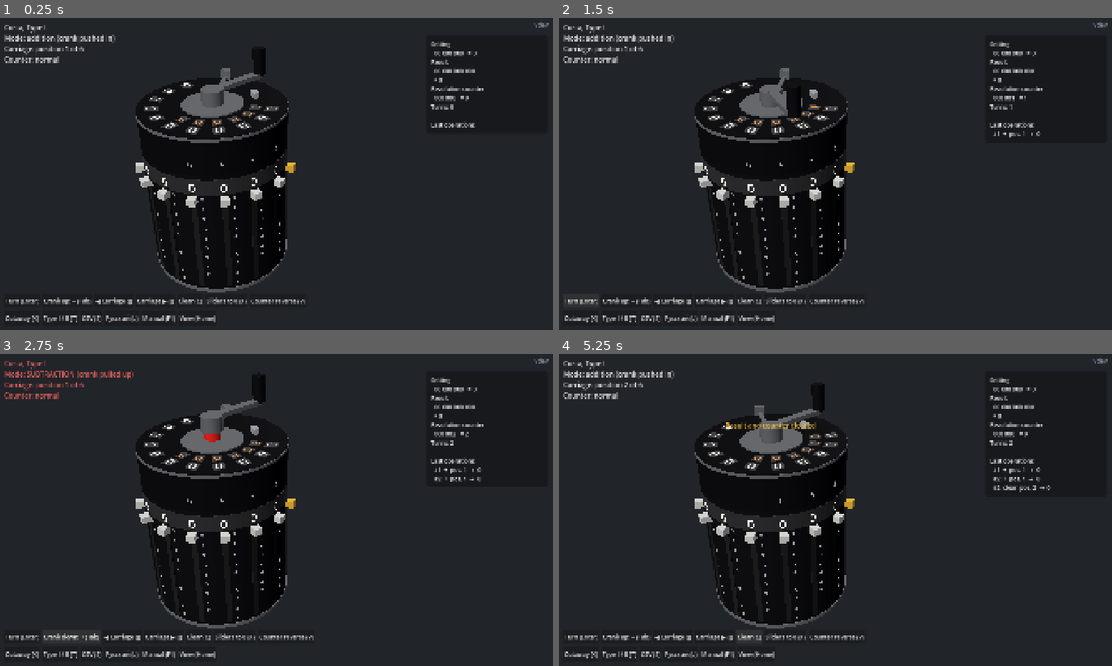
Above: before the commit, frames 1-4 (two rows, left to right).
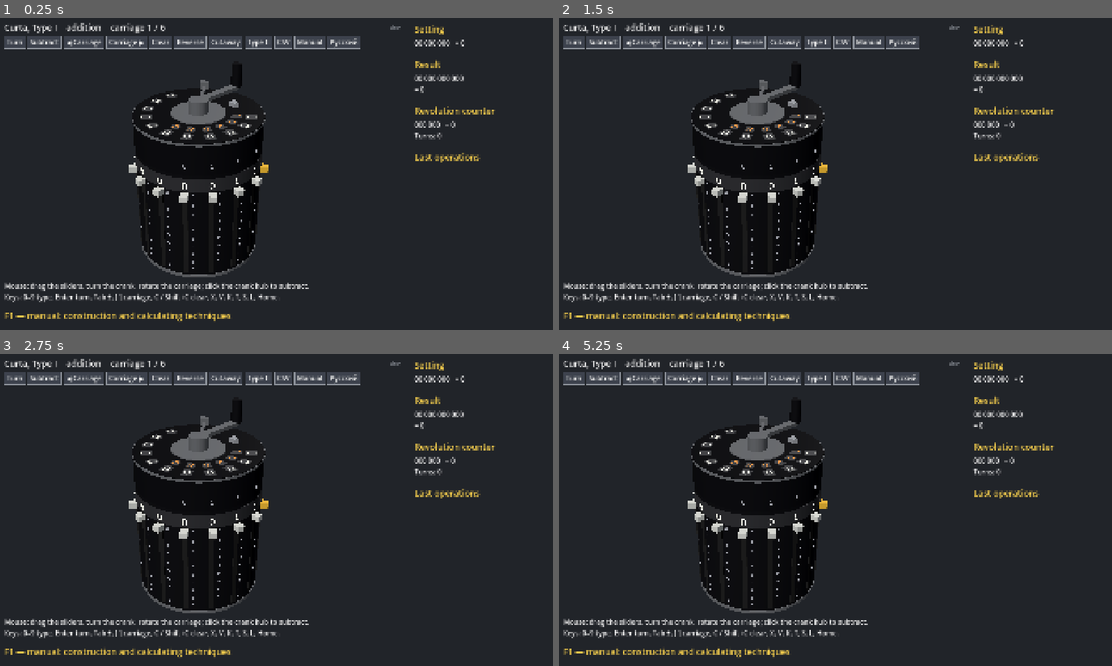
Above: after the commit, the same moments.

Repository: avv123avv/curt_calculator
Game: Godot game, scene res://curta_3d.tscn
The game is run twice, just before and just after one commit, with the same random seed, the same clock (stepped at 60 frames per second) and the same inputs.
Inputs (mouse positions are in pixels of both pictures, inside the frame that each line leads up to):
- Up to frame 1 (0.25 s): no input
- Up to frame 2 (1.5 s): click (581, 301) at 0.5 s, where only the run before the commit has a clickable "Turn (Enter)"; click (581, 301) at 1.25 s, where only the run before the commit has a clickable "Turn (Enter)"
- Up to frame 3 (2.75 s): click (66, 637) at 2 s, where only the run before the commit has a clickable "Crank up: − (Tab)"
- Up to frame 4 (5.25 s): click (630, 637) at 2.75 s, where only the run before the commit has a clickable "Crank down: + (Tab)"; click (675, 637) at 3.5 s, where only the run before the commit has a clickable "◀ Carriage ([)"; click (713, 637) at 4.25 s, where only the run before the commit has a clickable "Carriage ▶ (])"; click (747, 637) at 5 s, where only the run before the commit has a clickable "Clear (C)"

The runs differ from the first frame. In frame 1, 14% of the frame differs, in the area x 0-100%, y 1-98%; in frame 2, 14%; in frame 3, 14%; in frame 4, 14%.

Commit message:
Меню как в lukyanov_integrator: строка состояния, ряд кнопок сверху, панель справа
- HUD рисуется в _draw_hud(): статус, версия, плоские кнопки с подсветкой под мышью
  и жёлтой рамкой у включённого режима, сообщения под рядом, подсказки и «F1» внизу,
  панель регистров за линией с жёлтыми заголовками
- модель по центру области слева от панели: внецентровая пирамида (frustum_offset)
  вместо h_offset, лучи пикинга считает ray_dir()
- тесты ряда кнопок, переводы, README, CLAUDE.md, новые скриншоты и инструкция

Co-Authored-By: Claude Opus 5.5 <noreply@anthropic.com>

Diff:
--- a/curta_3d.gd
+++ b/curta_3d.gd
@@ -26,6 +26,8 @@
 const TURN_TIME := 0.6
 ## Ручку, отпущенную не дальше этого угла после «дома», фиксатор возвращает в ноль.
 const CRANK_DETENT := deg_to_rad(15.0)
+## Вертикальный угол обзора камеры, градусы.
+const VIEW_FOV := 35.0
 const ORBIT_SENS := 0.008
 const ZOOM_MIN := 8.0
 const ZOOM_MAX := 60.0
@@ -43,10 +45,21 @@
 const C_ADD_TOOTH := Color(0.88, 0.72, 0.3)
 const C_SUB_TOOTH := Color(0.82, 0.3, 0.25)
 
+# Интерфейс — как в lukyanov_integrator (syringe_rig.gd): строка состояния и ряд кнопок сверху,
+# панель регистров справа за линией, подсказки и «F1» внизу.
 const C_TEXT := Color(0.92, 0.92, 0.92)
-const C_TEXT_DIM := Color(0.6, 0.62, 0.66)
+const C_TEXT_DIM := Color(0.55, 0.57, 0.6)
+const C_HEAD := Color(0.95, 0.8, 0.3)
+const C_BTN := Color(0.24, 0.26, 0.3)
+const C_BTN_HOVER := Color(0.34, 0.37, 0.43)
 const FS_SMALL := 20
 const FS := 24
+const FS_BIG := 30
+## Правая граница области модели и левый край панели регистров.
+const RIG_RIGHT := 1390.0
+const PANEL_X := 1440.0
+const BTN_Y := 62.0
+const BTN_H := 44.0
 
 var model: CurtaModel
 var selected := 0
@@ -108,13 +121,10 @@
 
 # Интерфейс.
 var _hud: CanvasLayer
-var _status: Label
-var _panel_text: Label
-var _tooltip: Label
-var _toast: Label
+## Всё, кроме инструкции, рисуется на этом слое в _draw_hud().
+var _overlay: Control
+var _toast := ""
 var _toast_time := 0.0
-var _version: Label
-var _buttons: Dictionary = {}
 var _help: Control
 var _help_tex: TextureRect
 var _help_hint: Label
@@ -272,11 +282,9 @@
 	fill.light_energy = 0.5
 	add_child(fill)
 	_cam = Camera3D.new()
-	_cam.fov = 35.0
+	_cam.fov = VIEW_FOV
 	_cam.near = 0.5
 	_cam.far = 300.0
-	# Справа панель регистров — модель сдвинута влево.
-	_cam.h_offset = 2.2
 	add_child(_cam)
 
 
@@ -464,10 +472,10 @@
 	_drum_lift = move_toward(_drum_lift, _step * 0.5 if model.subtract else 0.0, delta * 2.0)
 	if _drag != "lever":
 		lever_angle = move_toward(lever_angle, 0.0, delta * 10.0)
-	if _toast_time > 0.0:
-		_toast_time -= delta
-		_toast.visible = _toast_time > 0.0
+	_toast_time = maxf(_toast_time - delta, 0.0)
 	_apply_pose()
+	if _overlay != null:
+		_overlay.queue_redraw()
 
 
 ## Положения деталей по модели и состоянию анимации.
@@ -599,7 +607,7 @@
 func _reset_view() -> void:
 	_yaw = 0.0
 	_pitch_cam = -0.55
-	_dist = 19.0 if model.model_type == 1 else 22.0
+	_dist = 21.5 if model.model_type == 1 else 25.0
 	_target = Vector3(0, (_body_h + _car_h) * 0.55, 0)
 	_update_camera()
 
@@ -609,6 +617,12 @@
 	_dist = clampf(_dist, ZOOM_MIN, ZOOM_MAX)
 	var off := Basis.from_euler(Vector3(_pitch_cam, _yaw, 0)) * Vector3(0, 0, _dist)
 	_cam.transform = Transform3D(Basis(), _target + off).looking_at(_target, Vector3.UP)
+	# Модель — посередине области слева от панели (до RIG_RIGHT), а не экрана. Сдвигаем
+	# пирамиду видимости, а не камеру (h_offset сдвинул бы глаз и изменил ракурс).
+	var size := 2.0 * _cam.near * tan(deg_to_rad(VIEW_FOV) * 0.5)
+	_cam.projection = Camera3D.PROJECTION_FRUSTUM
+	_cam.size = size
+	_cam.frustum_offset = Vector2(size * 0.5 * (960.0 - RIG_RIGHT * 0.5) / 540.0, 0.0)
 
 
 # --- Пикинг ----------------------------------------------------------------
@@ -654,8 +668,8 @@
 ## Деталь под точкой экрана. В обычном виде корпус заслоняет внутренности,
 ## в разрезе он прозрачный и сам не ловится (кроме промаха по всему остальному).
 func pick(screen: Vector2) -> String:
-	var o := _cam.project_ray_origin(screen)
-	var d := _cam.project_ray_normal(screen)
+	var o := _cam.global_position
+	var d := ray_dir(screen)
 	var best := ""
 	var best_t := INF
 	var body_t := -1.0
@@ -686,13 +700,24 @@
 	return Vector3.ZERO
 
 
+## Направление луча из глаза камеры через точку экрана. Считаем сами: project_ray_normal()
+## не учитывает frustum_offset, которым кадр сдвинут влево от панели.
+func ray_dir(screen: Vector2) -> Vector3:
+	var view := get_viewport().get_visible_rect().size
+	var hh := _cam.size * 0.5
+	var hw := hh * view.x / view.y
+	var local := Vector3(_cam.frustum_offset.x + (screen.x / view.x * 2.0 - 1.0) * hw,
+			_cam.frustum_offset.y + (1.0 - screen.y / view.y * 2.0) * hh, -_cam.near)
+	return (_cam.global_transform.basis * local).normalized()
+
+
 func screen_of(world: Vector3) -> Vector2:
 	return _cam.unproject_position(world)
 
 
 ## Пересечение луча с горизонтальной плоскостью y = h; null — нет.
 func _hit_plane_y(screen: Vector2, h: float) -> Variant:
-	return Plane(Vector3.UP, h).intersects_ray(_cam.project_ray_origin(screen), _cam.project_ray_normal(screen))
+	return Plane(Vector3.UP, h).intersects_ray(_cam.global_position, ray_dir(screen))
 
 
 ## Угол точки экрана вокруг оси машины на высоте h (как у _polar), NAN — мимо.
@@ -712,7 +737,7 @@
 	n.y = 0.0
 	if n.length() < 1e-4:
 		return model.sliders[i]
-	var hit: Variant = Plane(n.normalized(), p0).intersects_ray(_cam.project_ray_origin(screen), _cam.project_ray_normal(screen))
+	var hit: Variant = Plane(n.normalized(), p0).intersects_ray(_cam.global_position, ray_dir(screen))
 	if hit == null:
 		return model.sliders[i]
 	return clampi(roundi((_slot_top - (hit as Vector3).y) / _step), 0, 9)
@@ -818,7 +843,9 @@
 			_drag = "orbit" if ev.pressed else ""
 			return true
 		MOUSE_BUTTON_LEFT:
-			if ev.pressed:
+			if ev.pressed and _button_at(ev.position) != "":
+				press_button(_button_at(ev.position))
+			elif ev.pressed:
 				_press(ev.position)
 			else:
 				# Фиксатор «дома»: ручка, отпущенная чуть дальше нуля, встаёт на место.
@@ -862,7 +889,8 @@
 func _mouse_motion(ev: InputEventMouseMotion) -> void:
 	_mouse_pos = ev.position
 	if _drag == "":
-		_set_hover(pick(ev.position))
+		var b := _button_at(ev.position)
+		_set_hover("btn:" + b if b != "" else pick(ev.position))
 		return
 	if _drag == "orbit":
 		_yaw -= ev.relative.x * ORBIT_SENS
@@ -909,13 +937,8 @@
 
 func _set_hover(id: String) -> void:
 	_hover = id
-	var text := _tooltip_text(id)
-	_tooltip.text = text
-	_tooltip.visible = text != ""
-	if _tooltip.visible:
-		_tooltip.reset_size()
-		var view := get_viewport().get_visible_rect().size
-		_tooltip.position = (_mouse_pos + Vector2(22, 18)).clamp(Vector2.ZERO, view - _tooltip.size)
+	if _overlay != null:
+		_overlay.queue_redraw()
 
 
 func _tooltip_text(id: String) -> String:
@@ -949,70 +972,18 @@
 func _build_hud() -> void:
 	_hud = CanvasLayer.new()
 	add_child(_hud)
-	var root := Control.new()
-	root.set_anchors_and_offsets_preset(Control.PRESET_FULL_RECT)
-	root.mouse_filter = Control.MOUSE_FILTER_IGNORE
-	_hud.add_child(root)
-
-	_status = _hud_label(root, FS, C_TEXT)
-	_status.position = Vector2(24, 16)
-
-	_version = _hud_label(root, FS_SMALL, C_TEXT_DIM)
-	_version.text = "v%s" % str(ProjectSettings.get_setting("application/config/version", "dev"))
-	_version.horizontal_alignment = HORIZONTAL_ALIGNMENT_RIGHT
-	_version.set_anchors_and_offsets_preset(Control.PRESET_TOP_RIGHT)
-	_version.position = Vector2(1920 - 220, 10)
-	_version.size = Vector2(200, 30)
-
-	var panel := PanelContainer.new()
-	panel.mouse_filter = Control.MOUSE_FILTER_IGNORE
-	panel.position = Vector2(1480, 60)
-	panel.custom_minimum_size = Vector2(420, 0)
-	var sb := StyleBoxFlat.new()
-	sb.bg_color = Color(0.08, 0.09, 0.1, 0.82)
-	sb.set_corner_radius_all(8)
-	sb.set_content_margin_all(16)
-	panel.add_theme_stylebox_override("panel", sb)
-	root.add_child(panel)
-	_panel_text = _hud_label(panel, FS_SMALL, C_TEXT)
-
-	var rows := [
-		["turn", "mode", "car_left", "car_right", "clear", "sliders", "reverse"],
-		["cutaway", "type", "csv", "lang", "help", "view"],
-	]
-	for r in rows.size():
-		var box := HBoxContainer.new()
-		box.add_theme_constant_override("separation", 8)
-		box.position = Vector2(24, 1080 - 128 + r * 60)
-		root.add_child(box)
-		for id: String in rows[r]:
-			var b := Button.new()
-			b.focus_mode = Control.FOCUS_NONE
-			b.custom_minimum_size = Vector2(0, 50)
-			b.add_theme_font_size_override("font_size", FS_SMALL)
-			b.pressed.connect(press_button.bind(id))
-			box.add_child(b)
-			_buttons[id] = b
-
-	_tooltip = _hud_label(root, FS_SMALL, C_TEXT)
-	var tsb := StyleBoxFlat.new()
-	tsb.bg_color = Color(0.02, 0.02, 0.03, 0.88)
-	tsb.set_content_margin_all(8)
-	_tooltip.add_theme_stylebox_override("normal", tsb)
-	_tooltip.visible = false
-
-	_toast = _hud_label(root, FS, C_SELECT)
-	_toast.horizontal_alignment = HORIZONTAL_ALIGNMENT_CENTER
-	_toast.position = Vector2(0, 230)
-	_toast.size = Vector2(1480, 40)
-	_toast.visible = false
+	_overlay = Control.new()
+	_overlay.set_anchors_and_offsets_preset(Control.PRESET_FULL_RECT)
+	_overlay.mouse_filter = Control.MOUSE_FILTER_IGNORE
+	_overlay.draw.connect(_draw_hud)
+	_hud.add_child(_overlay)
 
 	_help = ColorRect.new()
 	(_help as ColorRect).color = Color(0.05, 0.05, 0.06, 0.94)
 	_help.set_anchors_and_offsets_preset(Control.PRESET_FULL_RECT)
 	_help.mouse_filter = Control.MOUSE_FILTER_IGNORE
 	_help.visible = false
-	root.add_child(_help)
+	_hud.add_child(_help)
 	_help_tex = TextureRect.new()
 	_help_tex.set_anchors_and_offsets_preset(Control.PRESET_FULL_RECT)
 	_help_tex.offset_bottom = -30
@@ -1020,37 +991,54 @@
 	_help_tex.stretch_mode = TextureRect.STRETCH_KEEP_ASPECT_CENTERED
 	_help_tex.mouse_filter = Control.MOUSE_FILTER_IGNORE
 	_help.add_child(_help_tex)
-	_help_hint = _hud_label(_help, FS_SMALL, C_TEXT_DIM)
+	_help_hint = Label.new()
+	_help_hint.add_theme_font_size_override("font_size", FS_SMALL)
+	_help_hint.add_theme_color_override("font_color", C_TEXT_DIM)
+	_help_hint.mouse_filter = Control.MOUSE_FILTER_IGNORE
 	_help_hint.horizontal_alignment = HORIZONTAL_ALIGNMENT_CENTER
 	_help_hint.vertical_alignment = VERTICAL_ALIGNMENT_CENTER
+	_help.add_child(_help_hint)
 	_help_hint.set_anchors_and_offsets_preset(Control.PRESET_FULL_RECT)
 
 
-func _hud_label(parent: Control, size: int, color: Color) -> Label:
-	var l := Label.new()
-	l.add_theme_font_size_override("font_size", size)
-	l.add_theme_color_override("font_color", color)
-	l.mouse_filter = Control.MOUSE_FILTER_IGNORE
-	parent.add_child(l)
-	return l
-
-
-func _button_text(id: String) -> String:
-	match id:
-		"turn": return I18n.t("Оборот (Enter)")
-		"mode": return I18n.t("Ручка вниз: + (Tab)") if model.subtract else I18n.t("Ручка вверх: − (Tab)")
-		"car_left": return I18n.t("◀ Каретка ([)")
-		"car_right": return I18n.t("Каретка ▶ (])")
-		"clear": return I18n.t("Сброс (C)")
-		"sliders": return I18n.t("Ползунки в 0 (X)")
-		"reverse": return I18n.t("Реверс счётчика (V)")
-		"cutaway": return I18n.t("Разрез (K)")
-		"type": return I18n.t("Тип I / II (T)")
-		"csv": return I18n.t("CSV (S)")
-		"lang": return I18n.t("English (L)")
-		"help": return I18n.t("Инструкция (F1)")
-		"view": return I18n.t("Вид (Home)")
-	return id
+## Кнопки: id, текст, прямоугольник, «включено». Ширина по тексту; не влезли до RIG_RIGHT — новый ряд.
+func _buttons() -> Array[Dictionary]:
+	var font := ThemeDB.fallback_font
+	var defs := [
+		["turn", I18n.t("Оборот"), false],
+		# Кнопка режима показывает, на что переключит; рамка — «сейчас вычитание».
+		["mode", I18n.t("Сложение") if model.subtract else I18n.t("Вычитание"), model.subtract],
+		["car_left", I18n.t("◀ Каретка"), false],
+		["car_right", I18n.t("Каретка ▶"), false],
+		["clear", I18n.t("Сброс"), false],
+		["reverse", I18n.t("Реверс"), model.counter_reverse],
+		["cutaway", I18n.t("Разрез"), cutaway],
+		["type", I18n.t("Тип II") if model.model_type == 1 else I18n.t("Тип I"), false],
+		["csv", I18n.t("CSV"), false],
+		["help", I18n.t("Инструкция"), false],
+		# Кнопка показывает язык, на который переключит.
+		["lang", "English" if I18n.current() == "ru" else "Русский", false],
+	]
+	var out: Array[Dictionary] = []
+	var x := 24.0
+	var y := BTN_Y
+	for d in defs:
+		var w := font.get_string_size(d[1], HORIZONTAL_ALIGNMENT_LEFT, -1, FS).x + 18.0
+		if x + w > RIG_RIGHT:
+			x = 24.0
+			y += BTN_H + 8.0
+		out.append({"id": d[0], "text": d[1], "rect": Rect2(x, y, w, BTN_H), "on": d[2]})
+		x += w + 8.0
+	return out
+
+
+func _button_at(pos: Vector2) -> String:
+	if _help_open:
+		return ""
+	for b in _buttons():
+		if (b["rect"] as Rect2).has_point(pos):
+			return b["id"]
+	return ""
 
 
 func press_button(id: String) -> void:
@@ -1087,44 +1075,103 @@
 
 
 func _refresh_hud() -> void:
-	if _status == null:
-		return
-	var mode := I18n.t("ВЫЧИТАНИЕ (ручка вытянута)") if model.subtract else I18n.t("сложение (ручка вдвинута)")
-	_status.text = "\n".join(PackedStringArray([
-		I18n.t("Курта, тип %s") % ("I" if model.model_type == 1 else "II"),
-		I18n.t("Режим: %s") % mode,
-		I18n.t("Каретка: позиция %d из %d") % [model.carriage + 1, model.carriage_positions()],
-		I18n.t("Счётчик: %s") % (I18n.t("реверс (вычитание считает +1)") if model.counter_reverse else I18n.t("обычный")),
-	]))
-	_status.add_theme_color_override("font_color", C_SUB.lightened(0.3) if model.subtract else C_TEXT)
+	if _overlay != null:
+		_overlay.queue_redraw()
+
+
+func _show_toast(text: String) -> void:
+	_toast = text
+	_toast_time = 4.0
+	_refresh_hud()
+
+
+func _draw_hud() -> void:
+	var font := ThemeDB.fallback_font
+	var ci := _overlay
+	# Строка состояния и версия (в репозитории "dev", в релизе её проставляет CI).
+	var status := I18n.t("Курта, тип %s    %s    каретка %d / %d%s") % [
+		"I" if model.model_type == 1 else "II",
+		I18n.t("ВЫЧИТАНИЕ") if model.subtract else I18n.t("сложение"),
+		model.carriage + 1, model.carriage_positions(),
+		I18n.t("    [РЕВЕРС СЧЁТЧИКА]") if model.counter_reverse else ""]
+	ci.draw_string(font, Vector2(24, 44), status, HORIZONTAL_ALIGNMENT_LEFT, RIG_RIGHT - 340, FS_BIG,
+			C_SUB.lightened(0.35) if model.subtract else C_TEXT)
+	var version := str(ProjectSettings.get_setting("application/config/version", "dev"))
+	ci.draw_string(font, Vector2(RIG_RIGHT - 300, 40), version if version == "dev" else "v" + version,
+			HORIZONTAL_ALIGNMENT_RIGHT, 300, FS_SMALL, C_TEXT_DIM)
+	# Кнопки: подсветка под мышью, рамка — включённый режим.
+	var buttons := _buttons()
+	for b in buttons:
+		var r: Rect2 = b["rect"]
+		var on: bool = b["on"]
+		ci.draw_rect(r, C_BTN_HOVER if _hover == "btn:" + str(b["id"]) else C_BTN)
+		ci.draw_rect(r, C_HEAD if on else C_TEXT_DIM, false, 2.0 if on else 1.0)
+		ci.draw_string(font, Vector2(r.position.x, r.position.y + r.size.y * 0.5 + FS * 0.36), str(b["text"]),
+				HORIZONTAL_ALIGNMENT_CENTER, r.size.x, FS, C_TEXT)
+	if _toast_time > 0.0:
+		var bottom: float = (buttons.back()["rect"] as Rect2).end.y
+		ci.draw_string(font, Vector2(24, bottom + 34), _toast, HORIZONTAL_ALIGNMENT_LEFT, RIG_RIGHT - 24, FS_SMALL, C_HEAD)
+	_draw_footer(font)
+	_draw_panel(font)
+	_draw_tooltip(font)
+
+
+## Строки панели: «#» в начале — заголовок (крупнее, жёлтый).
+func _draw_lines(font: Font, x: float, y: float, lines: PackedStringArray, step: float) -> float:
+	for line in lines:
+		var head := line.begins_with("#")
+		var text := line.substr(1) if head else line
+		_overlay.draw_string(font, Vector2(x, y), text, HORIZONTAL_ALIGNMENT_LEFT, -1, FS_BIG if head else FS,
+				C_HEAD if head else C_TEXT)
+		y += step + (8.0 if head else 0.0)
+	return y
+
+
+## Подробности — в инструкции (F1), здесь только подсказка.
+func _draw_footer(font: Font) -> void:
 	var lines := PackedStringArray([
-		I18n.t("Установка"), "  " + _group(CurtaModel.digits_string(model.sliders)) + "   = %d" % model.slider_value(),
-		I18n.t("Результат"), "  " + _group(CurtaModel.digits_string(model.result)),
-		"  = %d" % model.result_signed(),
-		I18n.t("Счётчик оборотов"), "  " + _group(CurtaModel.digits_string(model.counter)) + "   = %d" % model.counter_signed(),
+		I18n.t("Мышь: тяните ползунки, крутите ручку, поворачивайте каретку; щелчок по головке ручки — вычитание."),
+		I18n.t("Клавиши: 0–9 набор, Enter оборот, Tab ±, [ ] каретка, C / Shift+C сброс, X, V, K, T, S, L, Home."),
+	])
+	for i in lines.size():
+		_overlay.draw_string(font, Vector2(24, 935 + i * 38), lines[i], HORIZONTAL_ALIGNMENT_LEFT, RIG_RIGHT - 24, FS, C_TEXT)
+	_overlay.draw_string(font, Vector2(24, 1040), I18n.t("F1 — инструкция: устройство и приёмы счёта"),
+			HORIZONTAL_ALIGNMENT_LEFT, -1, FS_BIG, C_HEAD)
+
+
+func _draw_panel(font: Font) -> void:
+	_overlay.draw_line(Vector2(PANEL_X - 20, 14), Vector2(PANEL_X - 20, 1066), C_TEXT_DIM, 1.5)
+	var lines := PackedStringArray([
+		I18n.t("#Установка"),
+		_group(CurtaModel.digits_string(model.sliders)) + "   = %d" % model.slider_value(),
+		"",
+		I18n.t("#Результат"),
+		_group(CurtaModel.digits_string(model.result)),
+		"= %d" % model.result_signed(),
+		"",
+		I18n.t("#Счётчик оборотов"),
+		_group(CurtaModel.digits_string(model.counter)) + "   = %d" % model.counter_signed(),
 		I18n.t("Оборотов: %d") % model.turns,
 		"",
-		I18n.t("Последние операции:"),
+		I18n.t("#Последние операции"),
 	])
 	var first := maxi(1, model.log_rows.size() - 8)
 	for r in range(first, model.log_rows.size()):
 		var c := model.log_rows[r].split(",")
-		lines.append("  #%s  %s  %s %s  →  %s" % [c[0], c[1], I18n.t("поз."), c[2], c[4].lstrip("0") if c[4].lstrip("0") != "" else "0"])
-	_panel_text.text = "\n".join(lines)
-	for id: String in _buttons:
-		(_buttons[id] as Button).text = _button_text(id)
-	(_buttons["mode"] as Button).add_theme_color_override("font_color", C_SUB.lightened(0.35) if model.subtract else C_TEXT)
-	(_buttons["cutaway"] as Button).add_theme_color_override("font_color", C_SELECT if cutaway else C_TEXT)
-	if _hover != "":
-		_set_hover(_hover)
-
-
-func _show_toast(text: String) -> void:
-	if _toast == null:
+		var res := c[4].lstrip("0")
+		lines.append("%s.  %s  %s %s  →  %s" % [c[0], c[1], I18n.t("поз."), c[2], res if res != "" else "0"])
+	_draw_lines(font, PANEL_X, 50, lines, 38)
+
+
+## Подсказка к детали под мышью.
+func _draw_tooltip(font: Font) -> void:
+	var text := _tooltip_text(_hover)
+	if text == "" or _drag != "":
 		return
-	_toast.text = text
-	_toast.visible = true
-	_toast_time = 3.0
+	var size := font.get_string_size(text, HORIZONTAL_ALIGNMENT_LEFT, -1, FS_SMALL) + Vector2(16, 12)
+	var pos := (_mouse_pos + Vector2(22, 18)).clamp(Vector2.ZERO, _overlay.size - size)
+	_overlay.draw_rect(Rect2(pos, size), Color(0.02, 0.02, 0.03, 0.88))
+	_overlay.draw_string(font, pos + Vector2(8, 6 + FS_SMALL * 0.8), text, HORIZONTAL_ALIGNMENT_LEFT, -1, FS_SMALL, C_TEXT)
 
 
 # --- Инструкция (F1) -------------------------------------------------------
--- a/i18n.gd
+++ b/i18n.gd
@@ -23,13 +23,22 @@
 	"Установка %d   результат %d   счётчик %d   оборотов %d": "Setting %d   result %d   counter %d   turns %d",
 	"0–9 набор   ←→ ползунок   ↑↓ значение   Enter оборот   Tab ±   [ ] каретка   C сброс   X ползунки   V счётчик   T тип   S CSV   L язык":
 		"0–9 type   ←→ slider   ↑↓ value   Enter turn   Tab ±   [ ] carriage   C clear   X sliders   V counter   T type   S CSV   L language",
-	# curta_3d.gd — состояние и панель
-	"ВЫЧИТАНИЕ (ручка вытянута)": "SUBTRACTION (crank pulled up)",
-	"сложение (ручка вдвинута)": "addition (crank pushed in)",
-	"Установка": "Setting",
+	# curta_3d.gd — строка состояния, панель, подсказки внизу
+	"Курта, тип %s    %s    каретка %d / %d%s": "Curta, Type %s    %s    carriage %d / %d%s",
+	"ВЫЧИТАНИЕ": "SUBTRACTION",
+	"сложение": "addition",
+	"    [РЕВЕРС СЧЁТЧИКА]": "    [COUNTER REVERSED]",
+	"#Установка": "#Setting",
+	"#Результат": "#Result",
+	"#Счётчик оборотов": "#Revolution counter",
+	"#Последние операции": "#Last operations",
 	"Оборотов: %d": "Turns: %d",
-	"Последние операции:": "Last operations:",
 	"поз.": "pos.",
+	"Мышь: тяните ползунки, крутите ручку, поворачивайте каретку; щелчок по головке ручки — вычитание.":
+		"Mouse: drag the sliders, turn the crank, rotate the carriage; click the crank hub to subtract.",
+	"Клавиши: 0–9 набор, Enter оборот, Tab ±, [ ] каретка, C / Shift+C сброс, X, V, K, T, S, L, Home.":
+		"Keys: 0–9 type, Enter turn, Tab ±, [ ] carriage, C / Shift+C clear, X, V, K, T, S, L, Home.",
+	"F1 — инструкция: устройство и приёмы счёта": "F1 — manual: construction and calculating techniques",
 	"Перенос за старший разряд потерян": "Carry out of the top digit is lost",
 	"Результат и счётчик сброшены": "Result and counter cleared",
 	"Счётчик сброшен": "Counter cleared",
@@ -37,20 +46,18 @@
 	"Сохранено: %s": "Saved: %s",
 	"Не удалось сохранить CSV": "Could not save CSV",
 	# curta_3d.gd — кнопки
-	"Оборот (Enter)": "Turn (Enter)",
-	"Ручка вверх: − (Tab)": "Crank up: − (Tab)",
-	"Ручка вниз: + (Tab)": "Crank down: + (Tab)",
-	"◀ Каретка ([)": "◀ Carriage ([)",
-	"Каретка ▶ (])": "Carriage ▶ (])",
-	"Сброс (C)": "Clear (C)",
-	"Ползунки в 0 (X)": "Sliders to 0 (X)",
-	"Реверс счётчика (V)": "Counter reverse (V)",
-	"Разрез (K)": "Cutaway (K)",
-	"Тип I / II (T)": "Type I / II (T)",
-	"CSV (S)": "CSV (S)",
-	"English (L)": "Русский (L)",
-	"Инструкция (F1)": "Manual (F1)",
-	"Вид (Home)": "View (Home)",
+	"Оборот": "Turn",
+	"Вычитание": "Subtract",
+	"Сложение": "Add",
+	"◀ Каретка": "◀ Carriage",
+	"Каретка ▶": "Carriage ▶",
+	"Сброс": "Clear",
+	"Реверс": "Reverse",
+	"Разрез": "Cutaway",
+	"Тип I": "Type I",
+	"Тип II": "Type II",
+	"CSV": "CSV",
+	"Инструкция": "Manual",
 	# curta_3d.gd — подсказки к деталям
 	"Ползунок разряда %d (= %d): тяните вверх/вниз или колесо": "Setting slider, digit %d (= %d): drag up/down or use the wheel",
 	"Шестерня ползунка %d: за оборот ручки поворачивается на %d/10": "Pinion of slider %d: turns %d/10 per crank turn",
--- a/tests/run_tests.gd
+++ b/tests/run_tests.gd
@@ -349,17 +349,39 @@
 	# Смена типа и кнопки.
 	c.press_button("type")
 	_check(m.model_type == 2 and c._knobs.size() == 11 and c._result_labels.size() == 15, "тип II: 11 ползунков, 15 разрядов")
+	# В положении 0 крайний ползунок сбоку частично закрыт кромкой каретки — берём середину шкалы.
+	m.set_slider(10, 5)
 	_check(c.pick(c.screen_of(c.part_point("slider:10"))) == "slider:10", "тип II: пикинг старшего ползунка")
 	c.press_button("type")
 	_check(m.model_type == 1, "обратно тип I")
+
+	# Меню как в lukyanov_integrator: ряд кнопок сверху, подсветка под мышью, рамка у включённых.
+	var buttons: Array[Dictionary] = c._buttons()
+	var inside := true
+	for b in buttons:
+		var r: Rect2 = b["rect"]
+		inside = inside and r.position.y >= c.BTN_Y and r.end.x <= c.RIG_RIGHT
+	_check(inside and buttons[0]["rect"].position == Vector2(24, c.BTN_Y), "кнопки сверху слева, не заходят под панель")
+	var mode_rect: Rect2 = buttons[1]["rect"]
+	_mouse_move(c, mode_rect.get_center())
+	_check(c._hover == "btn:mode", "подсветка кнопки под мышью")
+	_mouse_button(c, mode_rect.get_center())
+	_mouse_button(c, mode_rect.get_center(), false)
+	_check(m.subtract and c._buttons()[1]["on"], "щелчок по кнопке «Вычитание» — рамка включённого режима")
+	_mouse_button(c, mode_rect.get_center())
+	_mouse_button(c, mode_rect.get_center(), false)
+	_check(not m.subtract, "повторный щелчок — снова сложение")
+	_mouse_move(c, Vector2(700, 600))
+
 	c.press_button("lang")
-	_check(I18n.current() == "en" and (c._buttons["turn"] as Button).text == "Turn (Enter)", "кнопка языка → английский")
+	_check(I18n.current() == "en" and c._buttons()[0]["text"] == "Turn" and c._buttons().back()["text"] == "Русский",
+			"кнопка языка → английский")
 	c.press_button("help")
-	var ru_pages := c._help_pages.size()
+	var en_pages := c._help_pages.size()
 	c._set_help(false)
 	c.press_button("lang")
 	c.press_button("help")
-	var en_pages := c._help_pages.size()
+	var ru_pages := c._help_pages.size()
 	_check(ru_pages > 0 and en_pages > 0, "страницы инструкции есть: ru %d, en %d" % [ru_pages, en_pages])
 	_check(FileAccess.file_exists("res://docs/instruction_ru.pdf") and FileAccess.file_exists("res://docs/instruction_en.pdf"),
 			"PDF инструкции на обоих языках в docs/")
Binary file changed: docs/cutaway_en.png
Binary file changed: docs/cutaway_ru.png
Binary file changed: docs/pages/en/page_1.png
Binary file changed: docs/pages/en/page_7.png
Binary file changed: docs/pages/ru/page_1.png
Binary file changed: docs/pages/ru/page_7.png
Binary file changed: docs/scheme_en.png
Binary file changed: docs/scheme_ru.png
Not shown, changed: CLAUDE.md
Not shown, changed: README.md
Not shown, changed: docs/instruction_en.pdf
Not shown, changed: docs/instruction_ru.pdf
